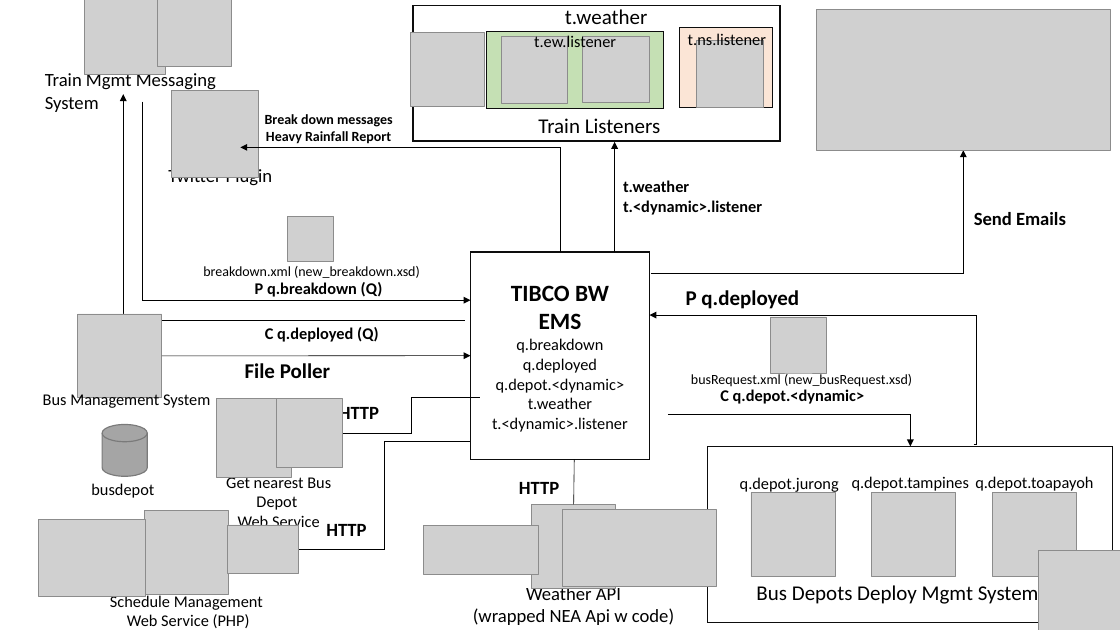
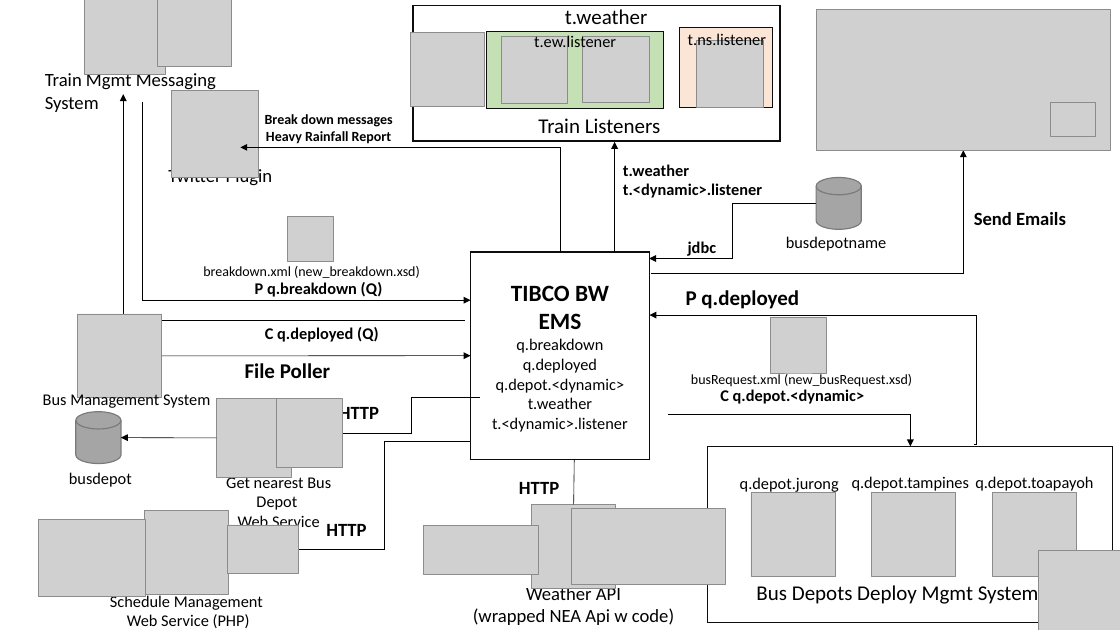
Before and after one commit to eugene-choy-2016/EI_Project, a slide deck: slide 3 of EI Diagrams2.pptx (slide 2 before the commit). Drawn at 1120x630 pixels with LibreOffice and Linux fonts; fonts in the diff are those of the drawing; grey boxes stand for pictures. Boxes give left, top, right and bottom in pixels: in the first picture for what was removed or moved away, otherwise in the second. Text is boxed around its words. In the diff, an @@ line names an element or a change of style, - is before the commit and + after.

Commit message:
Exported SQL for busdepot and busdepotname, Removed old entry, Updated EI Report, Updated Technical Doc, Renamed TrainAsyncMsgProducer to TrainSyncMsgProducer
+ Exported SQL for busdepot and busdepotname
- Remove old SQL file for busdepot
¬ Renamed TrainMsgAsyncProducer to TrainMsgSyncProducer (It is Sync)
¬ Editted EI Report - updated diagram, added schemas, JMS Queue, Web services
¬ Editted Technical Diagram and slides

```diff
--- a/EI Diagrams2.pptx
+++ b/EI Diagrams2.pptx
@@ picture added at bbox=[1051, 103, 1096, 136] @@
@@ text "t.weather": place and size @@
-text "t.weather" at bbox=[623, 180, 762, 215]
+text "t.weather" at bbox=[623, 164, 762, 198]
@@ cylinder added at bbox=[817, 177, 862, 229], fill #A5A5A5, outline #7A7A7A 1 pt @@
@@ elbow arrow added from (817, 203) to (649, 259), #000000 0.5 pt @@
@@ text added at bbox=[786, 236, 887, 251], 14 pt, text #000000 @@
+busdepotname
@@ text added at bbox=[688, 241, 717, 256], 14 pt, text #000000, bold @@
+jdbc
@@ cylinder: place and size @@
-cylinder at bbox=[103, 424, 148, 476]
+cylinder at bbox=[76, 412, 121, 464]
@@ arrow added from (217, 438) to (121, 438), #000000 0.5 pt @@
@@ text "busdepot": place and size @@
-text "busdepot" at bbox=[91, 483, 154, 498]
+text "busdepot" at bbox=[69, 472, 132, 487]
@@ picture: place and size @@
-picture at bbox=[563, 510, 717, 586]
+picture at bbox=[572, 508, 726, 585]
```
Also in this commit, not shown: 1 slide added, 4 other files.
